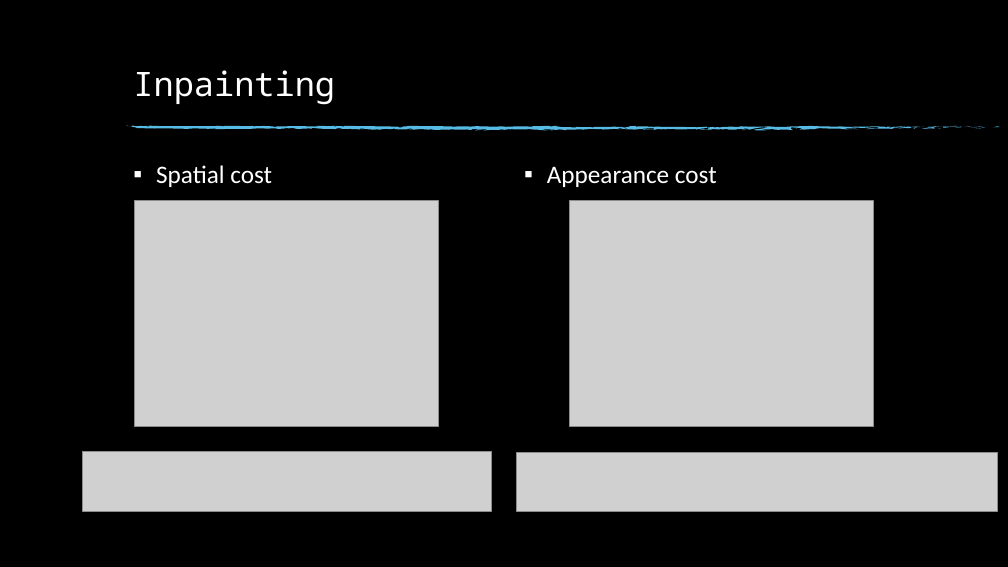
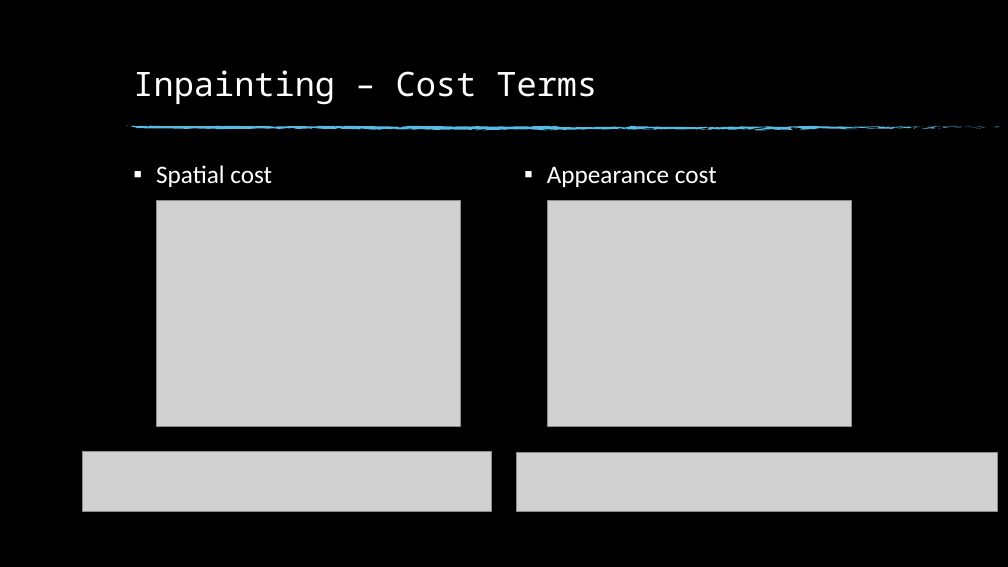
Before and after one commit to MKimiSH/PixMix-inpainting, a slide deck: slide 11 of Presentation.pptx. Drawn at 1008x567 pixels with LibreOffice and Linux fonts; fonts in the diff are those of the drawing; grey boxes stand for pictures; background and template pictures are left out. Boxes give left, top, right and bottom in pixels: in the first picture for what was removed or moved away, otherwise in the second. Text is boxed around its words. In the diff, an @@ line names an element or a change of style, - is before the commit and + after.

Commit message:
finished inpainting algorithm in pre.ppt

```diff
--- a/Presentation.pptx
+++ b/Presentation.pptx
@@ title at (133,70,597,105): text changed @@
-Inpainting
+Inpainting – Cost Terms
@@ picture: place and size @@
-picture at (135,200,439,426)
+picture at (157,200,461,426)
@@ picture: place and size @@
-picture at (569,200,873,426)
+picture at (547,200,851,426)
```
Also in this commit, not shown: 6 other slides changed, 7 slides added, 2 slides removed.
